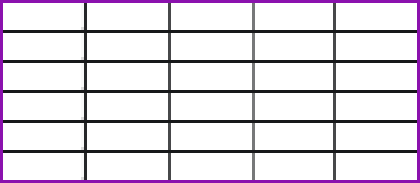
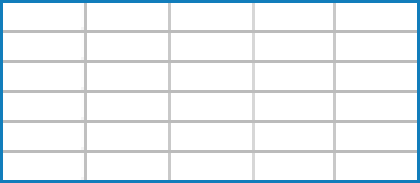
Comparing the layer stacks of the two 420x183 images. Changes:
painted on "Rectangle 1" over (0, 0, 420, 183)
